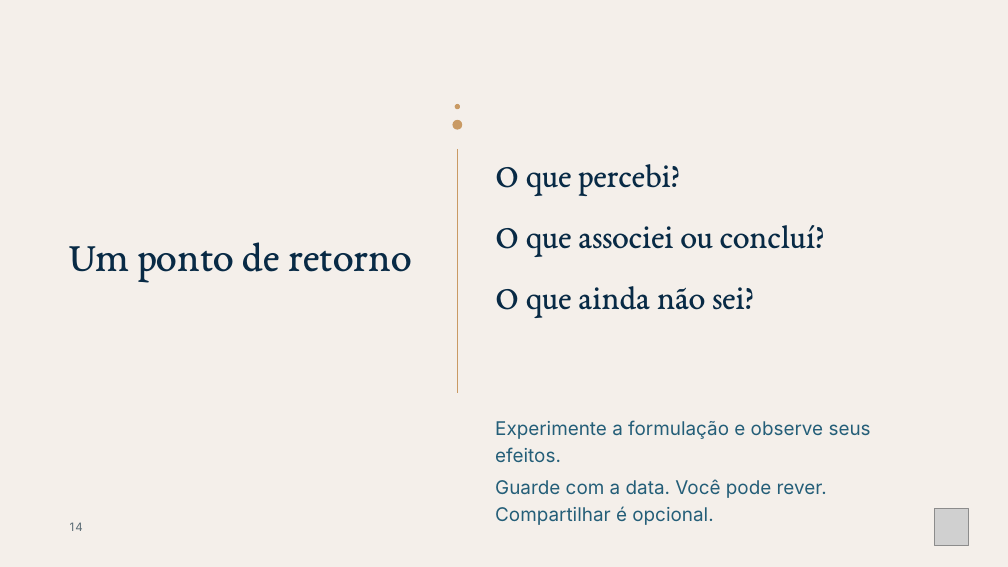
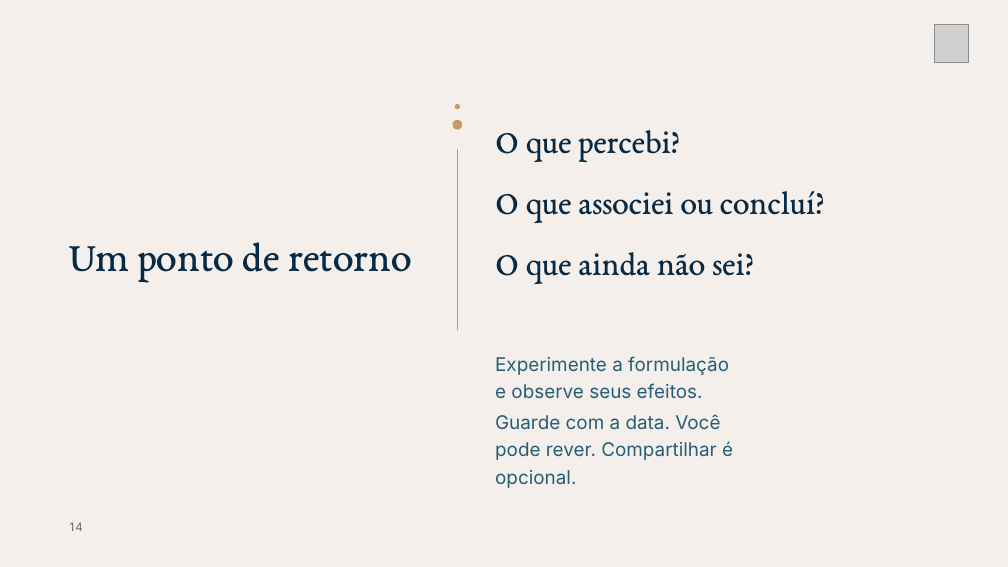
Before and after one commit to fabianodeliberalli/base-cognitiva-vault, a slide deck: slide 14 of 70 - Produções/Cursos/Curso - Nome Provisório/Materiais/Módulo 0/TSH · M0.2 · Como usar os materiais - padronizado.pptx. Drawn at 1008x567 pixels with LibreOffice and Linux fonts; fonts in the diff are those of the drawing; grey boxes stand for pictures. Boxes give left, top, right and bottom in pixels: in the first picture for what was removed or moved away, otherwise in the second. Text is boxed around its words. In the diff, an @@ line names an element or a change of style, - is before the commit and + after.

```diff
--- a/70 - Produções/Cursos/Curso - Nome Provisório/Materiais/Módulo 0/TSH · M0.2 · Como usar os materiais - padronizado.pptx
+++ b/70 - Produções/Cursos/Curso - Nome Provisório/Materiais/Módulo 0/TSH · M0.2 · Como usar os materiais - padronizado.pptx
@@ picture: place and size @@
-picture at bbox=[935, 508, 969, 546]
+picture at bbox=[935, 24, 969, 62]
@@ text "O que percebi?": place and size @@
-text "O que percebi?" at bbox=[495, 164, 824, 318]
+text "O que percebi?" at bbox=[495, 130, 824, 284]
@@ line moved from (457, 149) - (457, 393) to (457, 149) - (457, 330) @@
@@ text "Experimente a formulação e observe ..." rewrapped from bbox=[495, 420, 871, 525] to bbox=[495, 356, 733, 488] @@
```
Also in this commit, not shown: 14 other slides changed, 27 other files.
